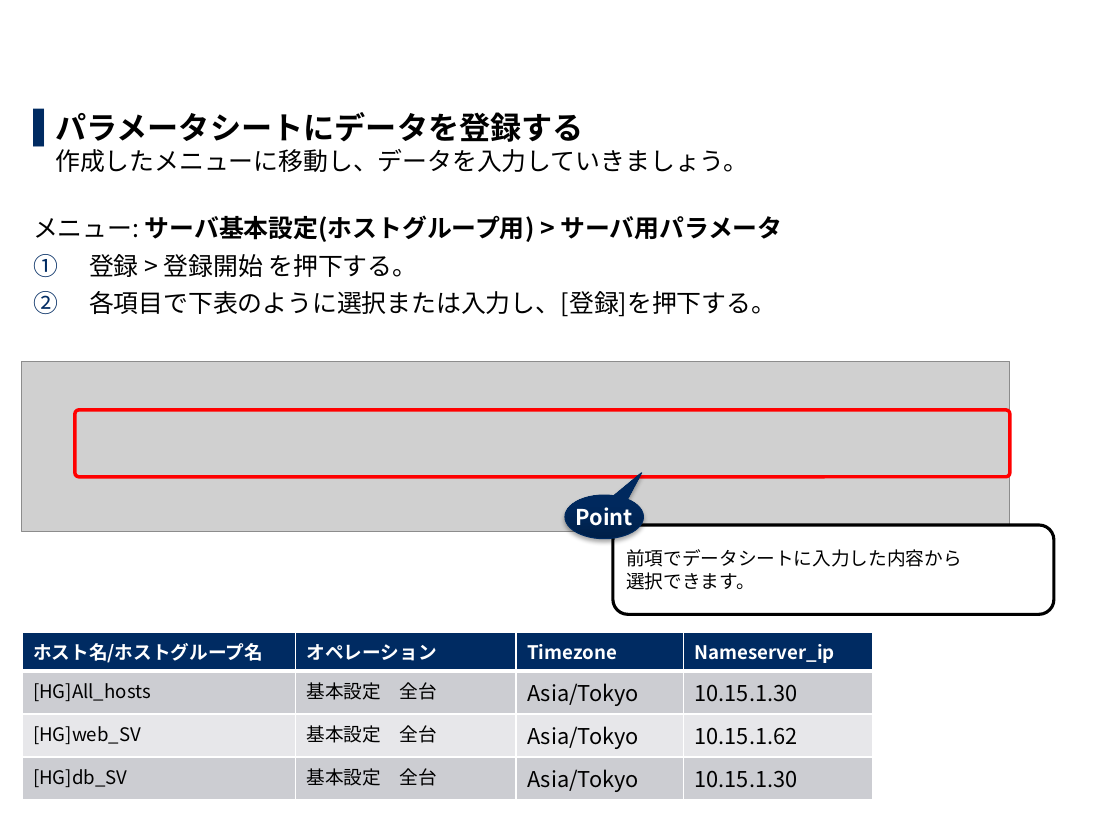
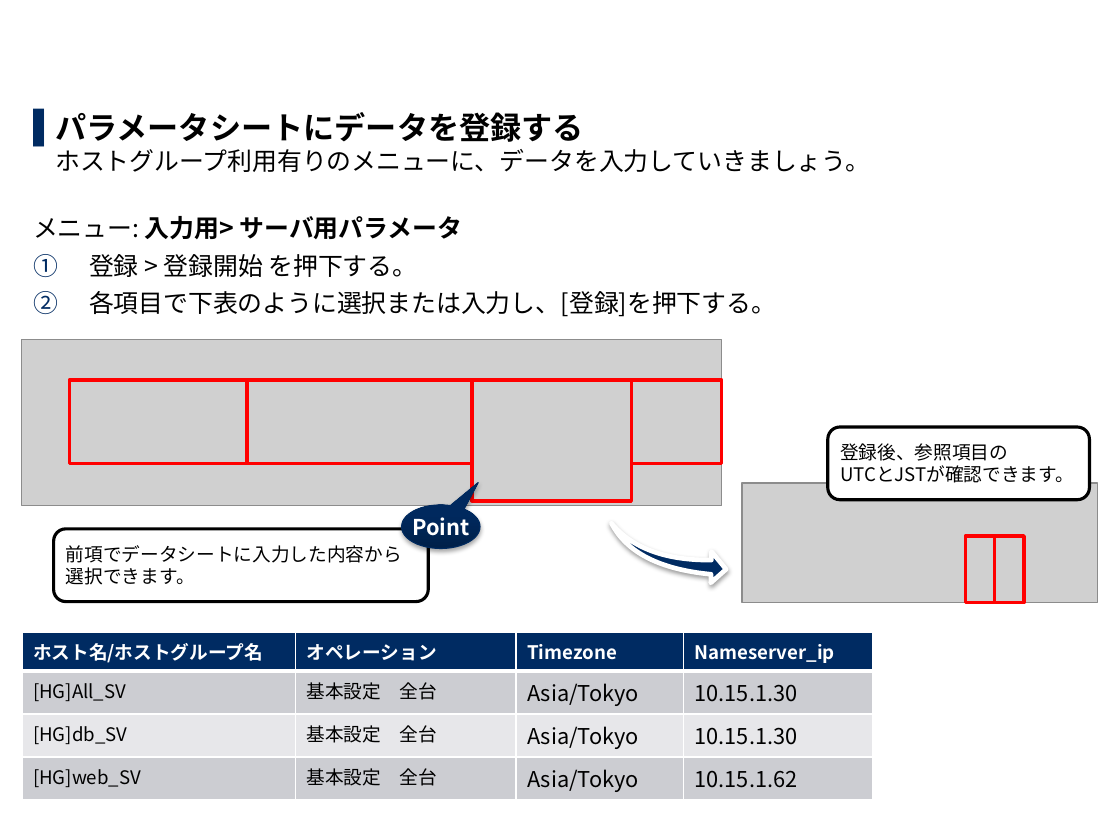
Before and after one commit to exastro-suite/it-automation-docs, a slide deck: slide 27 of asset/Learn_ja/ITA-hg-ps_practice_ja.pptx (slide 29 before the commit). Drawn at 1120x840 pixels with LibreOffice and Linux fonts; fonts in the diff are those of the drawing; grey boxes stand for pictures; background and template pictures are left out. Boxes give left, top, right and bottom in pixels: in the first picture for what was removed or moved away, otherwise in the second. Text is boxed around its words. In the diff, an @@ line names an element or a change of style, - is before the commit and + after.

```diff
--- a/asset/Learn_ja/ITA-hg-ps_practice_ja.pptx
+++ b/asset/Learn_ja/ITA-hg-ps_practice_ja.pptx
@@ text at box(33, 112, 870, 239): text changed; bold off @@
-▌ パラメータシートにデータを登録する
-  作成したメニューに移動し、データを入力していきましょう。
-メニュー: サーバ基本設定(ホストグループ用) > サーバ用パラメータ
+▌ パラメータシートにデータを登録する
+  ホストグループ利用有りのメニューに、データを入力していきましょう。
+メニュー: 入力用> サーバ用パラメータ
@@ picture: place and size @@
-picture at box(22, 362, 1010, 532)
+picture at box(22, 339, 722, 505)
@@ rectangle added at box(69, 380, 248, 463), outline #FF0000 2.25 pt @@
@@ rectangle added at box(246, 380, 472, 463), outline #FF0000 2.25 pt @@
@@ rectangle added at box(472, 380, 631, 501), outline #FF0000 2.25 pt @@
@@ rectangle added at box(632, 380, 722, 463), outline #FF0000 2.25 pt @@
@@ rounded rectangle removed at box(75, 410, 1010, 477) @@
@@ rounded rectangle added at box(828, 427, 1090, 500), fill #FFFFFF, outline #000000 2 pt, 12 pt, text #000000 @@
+登録後、参照項目の
+UTCとJSTが確認できます。
@@ speech bubble "Point": place and size @@
-speech bubble "Point" at box(564, 495, 643, 539)
+speech bubble "Point" at box(402, 505, 480, 549)
@@ picture added at box(741, 483, 1098, 603) @@
@@ rounded rectangle "前項でデータシートに入力した内容から 選択できます。": place and size @@
-rounded rectangle "前項でデータシートに入力した内容から 選択できます。" at box(613, 525, 1054, 615)
+rounded rectangle "前項でデータシートに入力した内容から 選択できます。" at box(54, 529, 428, 601)
@@ swoosh arrow added at box(612, 514, 727, 592), fill #002B62, outline #FFFFFF 3 pt @@
@@ rectangle added at box(965, 536, 995, 603), outline #FF0000 2.25 pt @@
@@ rectangle added at box(995, 536, 1024, 603), outline #FF0000 2.25 pt @@
@@ table at box(22, 633, 874, 796) @@
-row 2: [HG]All_hosts | 基本設定 全台 | Asia/Tokyo | 10.15.1.30
+row 2: [HG]All_SV | 基本設定 全台 | Asia/Tokyo | 10.15.1.30
+row 3: [HG]db_SV | 基本設定 全台 | Asia/Tokyo | 10.15.1.30
-row 4: [HG]db_SV | 基本設定 全台 | Asia/Tokyo | 10.15.1.30
```
Also in this commit, not shown: 36 other slides changed, 2 slides added, 3 slides removed, 1 other file.
